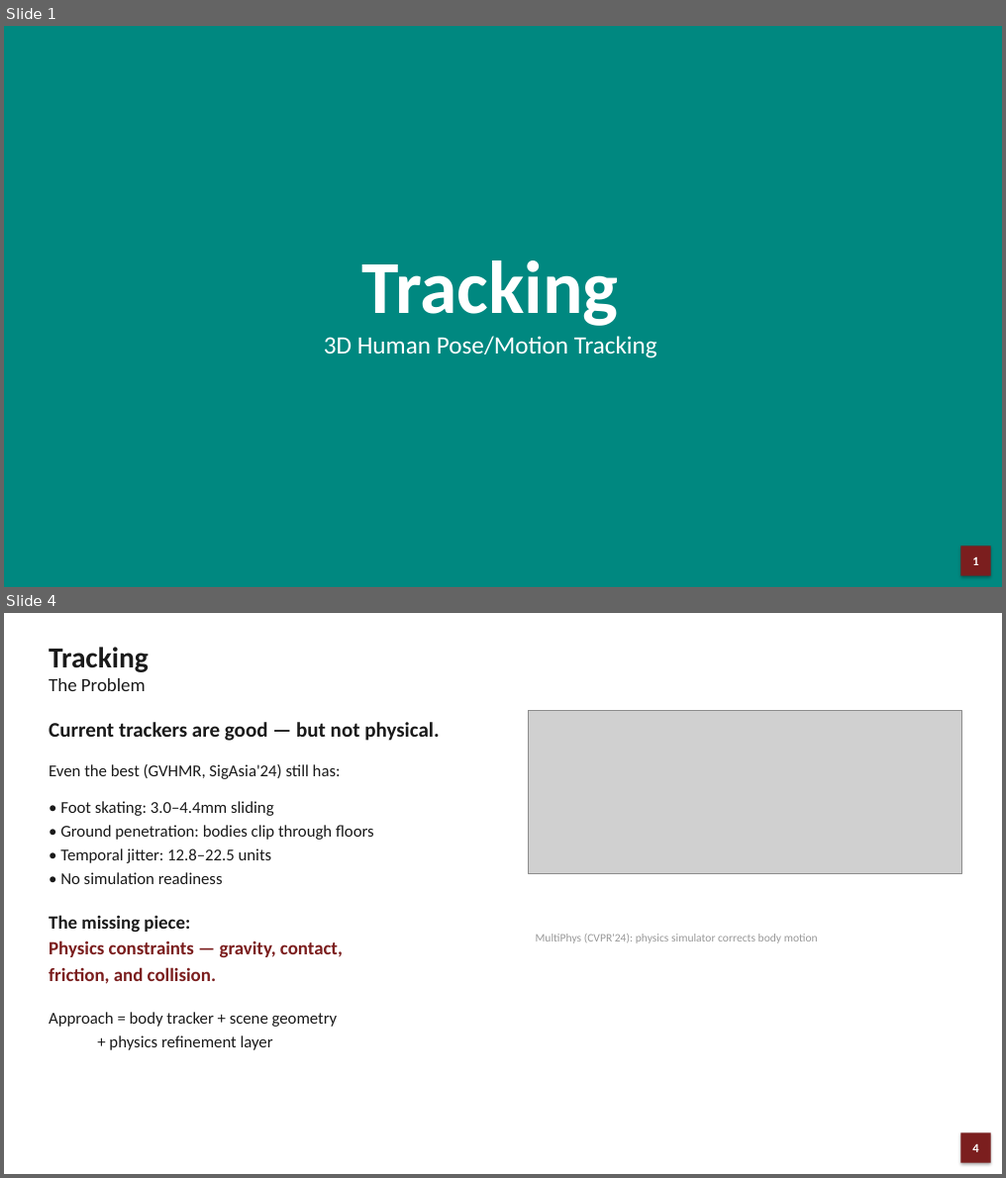
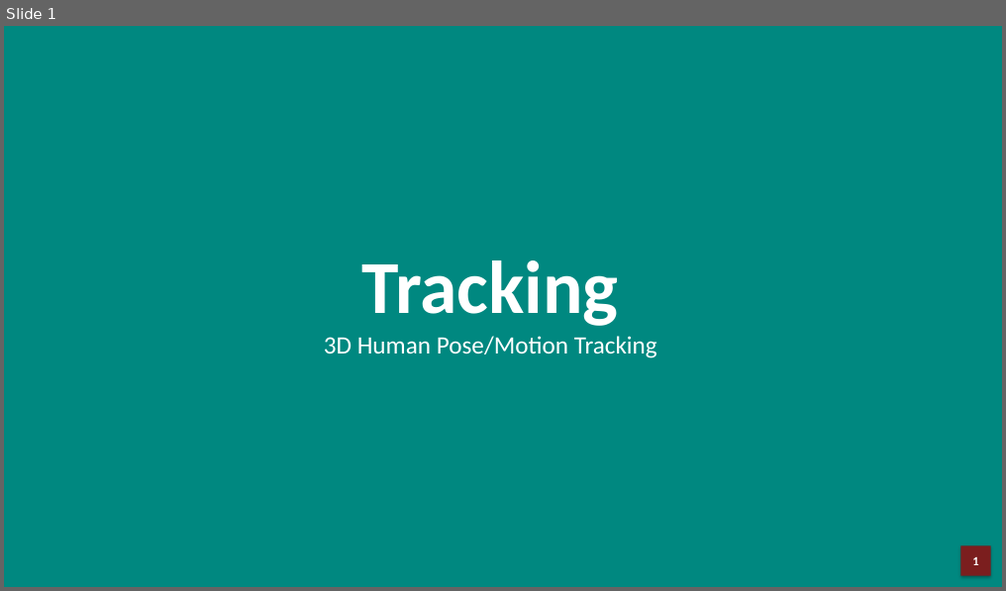
Before and after one commit to JCNTH/Pact3D, a slide deck: Pact3D_Presentation.pptx. Shown one above the other, each under a label of ours: slides 1 and 4 before the commit, slide 1 after it; the slides between them are not shown. The pictures are 1006x1178 and 1006x591 pixels, drawn with LibreOffice and Linux fonts; fonts in the diff are those of the drawing; grey boxes stand for pictures. Boxes give left, top, right and bottom in pixels: in the first picture for what was removed or moved away, otherwise in the second. Text is boxed around its words. In the diff, an @@ line names an element or a change of style, - is before the commit and + after.

```diff
--- a/Pact3D_Presentation.pptx
+++ b/Pact3D_Presentation.pptx
@@ slide 4 removed at (4,613,1002,1174), background #FFFFFF @@
@@ text removed at (49,647,149,672) @@
-Tracking
@@ text removed at (49,678,146,691) @@
-The Problem
@@ text removed at (49,722,439,1051) @@
-Current trackers are good — but not physical.
-Even the best (GVHMR, SigAsia'24) still has:
-• Foot skating: 3.0–4.4mm sliding
-• Ground penetration: bodies clip through floors
-• Temporal jitter: 12.8–22.5 units
-• No simulation readiness
-The missing piece:
-Physics constraints — gravity, contact,
-friction, and collision.
-Approach = body tracker + scene geometry
-+ physics refinement layer
@@ picture removed at (528,710,962,874) @@
@@ text removed at (536,934,818,944) @@
-MultiPhys (CVPR'24): physics simulator corrects body motion
@@ rectangle removed at (960,1134,991,1163) @@
-4
```
Also in this commit, not shown: 3 slides changed, 6 slides added, 12 other slides removed, 1 other file.
